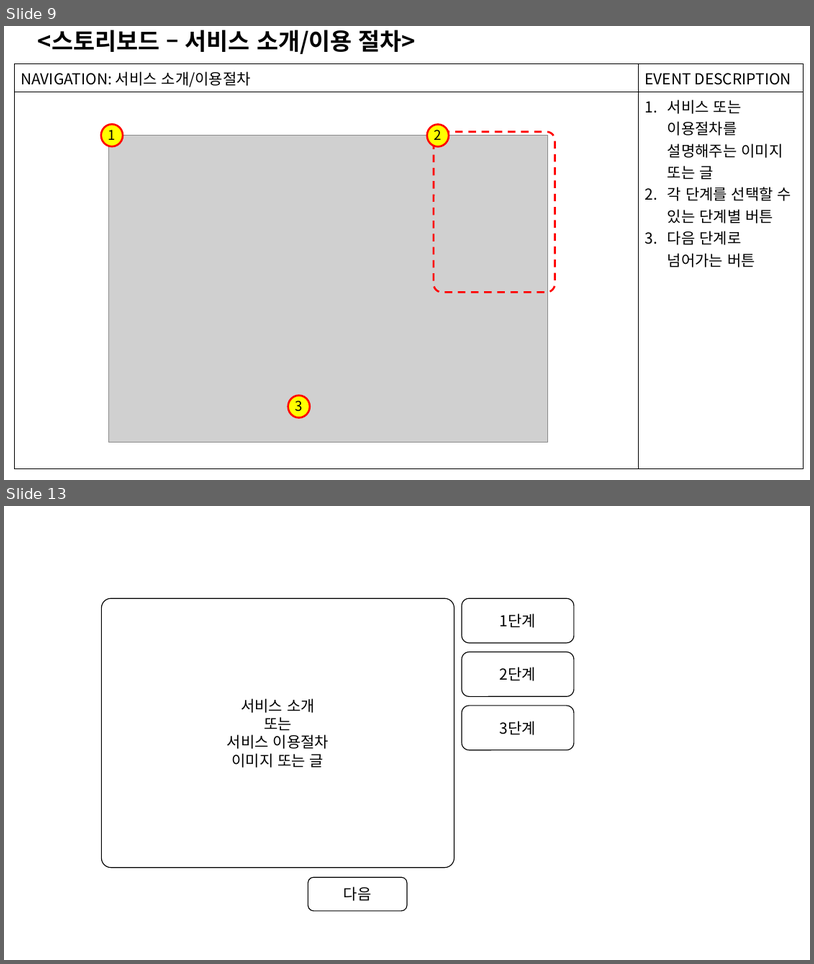
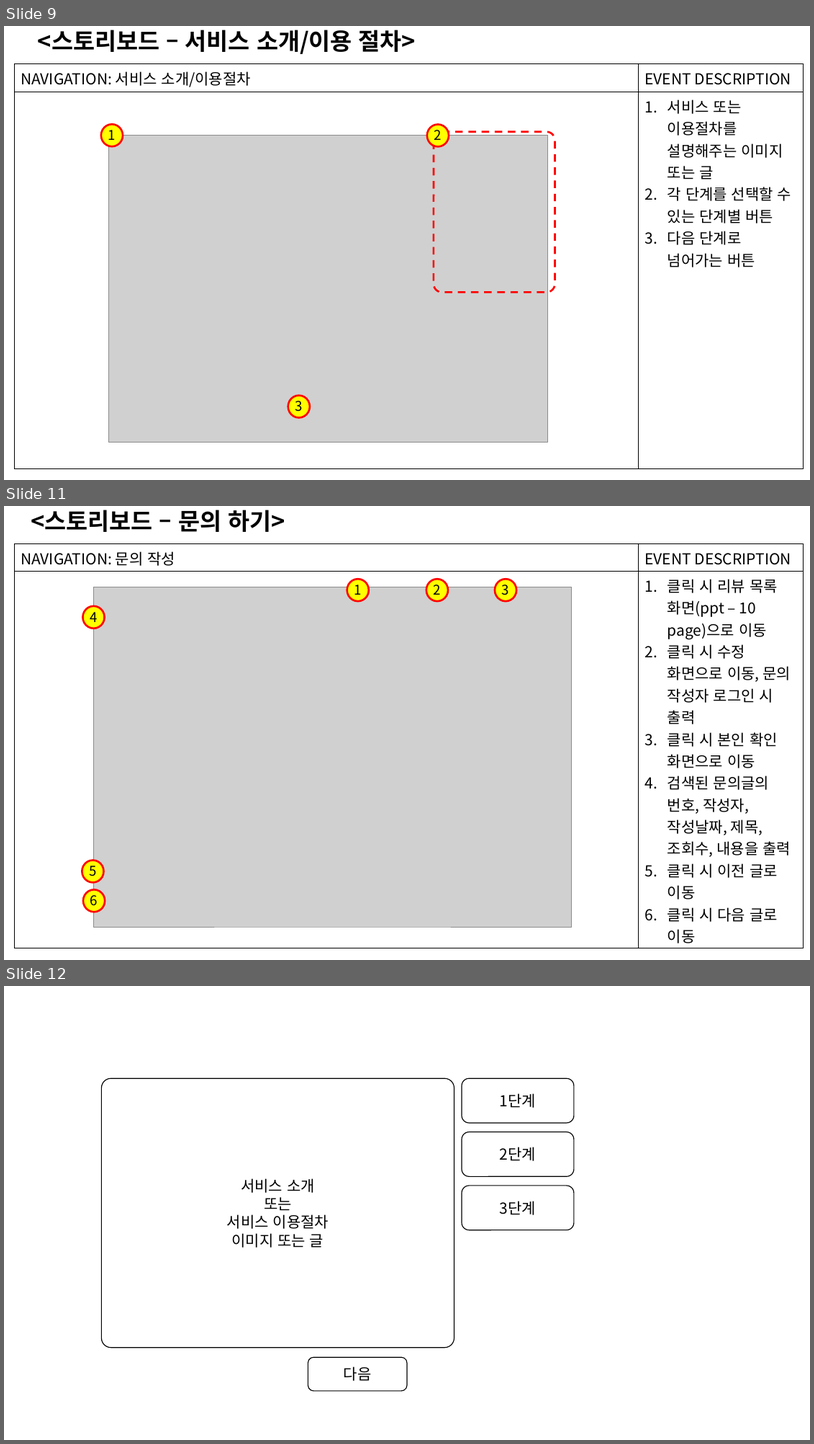
Before and after one commit to hyun5292/Vue, a slide deck: factoreview/src/assets/자료/기획서.pptx. Shown one above the other, each under a label of ours: slides 9 and 13 before the commit, slides 9, 11 and 12 after it; the slides between them are not shown. The pictures are 814x964 and 814x1444 pixels, drawn with LibreOffice and Linux fonts; fonts in the diff are those of the drawing; grey boxes stand for pictures. Boxes give left, top, right and bottom in pixels: in the first picture for what was removed or moved away, otherwise in the second. Text is boxed around its words. In the diff, an @@ line names an element or a change of style, - is before the commit and + after.

Commit message:
1차 기획서 작성 완료

```diff
--- a/factoreview/src/assets/자료/기획서.pptx
+++ b/factoreview/src/assets/자료/기획서.pptx
@@ slide 11 added at (4,506,810,960), background #FFFFFF @@
@@ text added at (31,510,286,532), 28 pt, text #000000, bold @@
+<스토리보드 – 문의 하기>
@@ table added at (15,544,804,948), 2 rows, 2 columns @@
+NAVIGATION: 문의 작성 | EVENT DESCRIPTION
+ | 클릭 시 리뷰 목록 화면(ppt – 10 page)으로 이동 / 클릭 시 수정 화면으로 이동, 문의 작성자 로그인 시 출력 / 클릭 시 본인 확인 화면으로 이동 / 검색된 문의글의 번호, 작성자, 작성날짜, 제목, 조회수, 내용을 출력 / 클릭 시 이전 글로 이동 / 클릭 시 다음 글로 이동
@@ picture added at (93,587,572,927) @@
@@ ellipse added at (347,579,369,602), fill #FFFF00, outline #FF0000 2.25 pt @@
@@ text added at (355,584,362,595), 16 pt, text #000000 @@
+1
@@ ellipse added at (427,579,449,602), fill #FFFF00, outline #FF0000 2.25 pt @@
@@ text added at (434,584,441,595), 16 pt, text #000000 @@
+2
@@ ellipse added at (495,579,517,602), fill #FFFF00, outline #FF0000 2.25 pt @@
@@ text added at (502,584,509,595), 16 pt, text #000000 @@
+3
@@ ellipse added at (82,606,104,628), fill #FFFF00, outline #FF0000 2.25 pt @@
@@ text added at (90,612,97,622), 16 pt, text #000000 @@
+4
@@ ellipse added at (82,860,104,883), fill #FFFF00, outline #FF0000 2.25 pt @@
@@ text added at (89,865,96,876), 16 pt, text #000000 @@
+5
@@ ellipse added at (83,890,105,912), fill #FFFF00, outline #FF0000 2.25 pt @@
@@ text added at (90,895,98,906), 16 pt, text #000000 @@
+6
@@ what was slide 13 is now slide 12 @@
```
Also in this commit, not shown: 3 slides changed, 2 slides removed.
